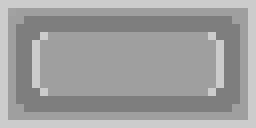
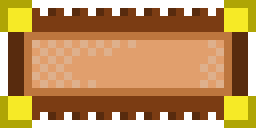
Layer changes from the first 256px x 128px image to the second:
painted on "Layer 1" over [0, 0, 256, 128]
hid "Background", painted on it over [0, 0, 256, 128]
